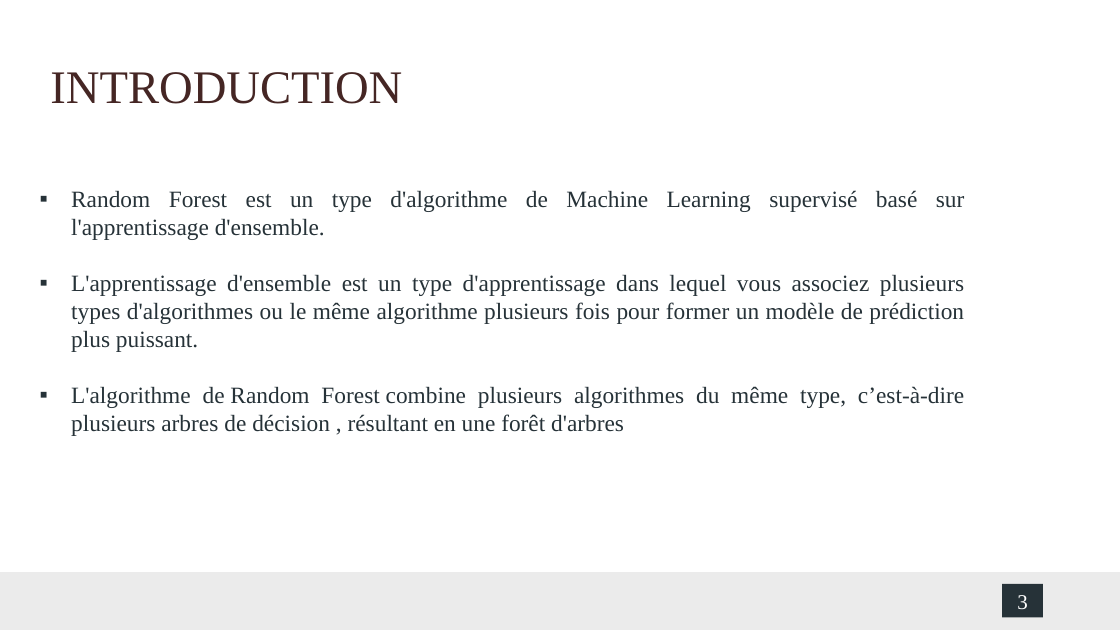
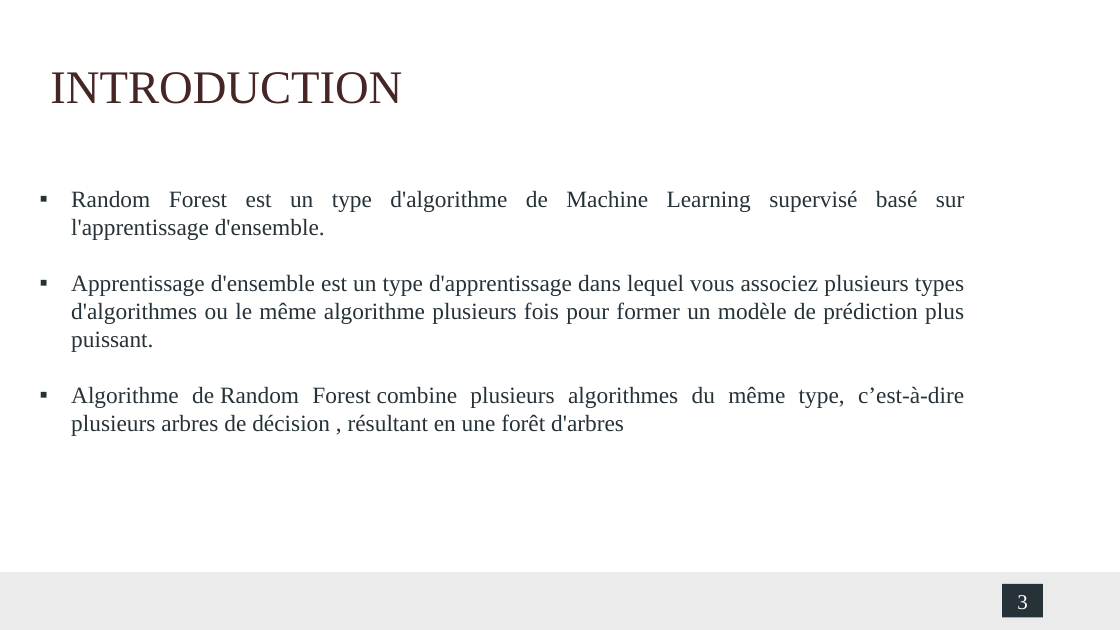
Before and after one commit to benjdiasaad/Random_Forest, a slide deck: slide 3 of Benjdia Saad Random Forest.pptx. Drawn at 1120x630 pixels with LibreOffice and Linux fonts; fonts in the diff are those of the drawing. Boxes give left, top, right and bottom in pixels: in the first picture for what was removed or moved away, otherwise in the second. Text is boxed around its words. In the diff, an @@ line names an element or a change of style, - is before the commit and + after.

```diff
--- a/Benjdia Saad Random Forest.pptx
+++ b/Benjdia Saad Random Forest.pptx
@@ text at bbox=[71, 274, 964, 436]: text changed @@
-▪ L'apprentissage d'ensemble est un type d'apprentissage dans lequel vous associez plusieurs types d'algorithmes ou le même algorithme plusieurs fois pour former un modèle de prédiction plus puissant.
-▪ L'algorithme de Random Forest combine plusieurs algorithmes du même type, c’est-à-dire plusieurs arbres de décision , résultant en une forêt d'arbres
+▪ Apprentissage d'ensemble est un type d'apprentissage dans lequel vous associez plusieurs types d'algorithmes ou le même algorithme plusieurs fois pour former un modèle de prédiction plus puissant.
+▪ Algorithme de Random Forest combine plusieurs algorithmes du même type, c’est-à-dire plusieurs arbres de décision , résultant en une forêt d'arbres
```
Also in this commit, not shown: 10 other slides changed.
